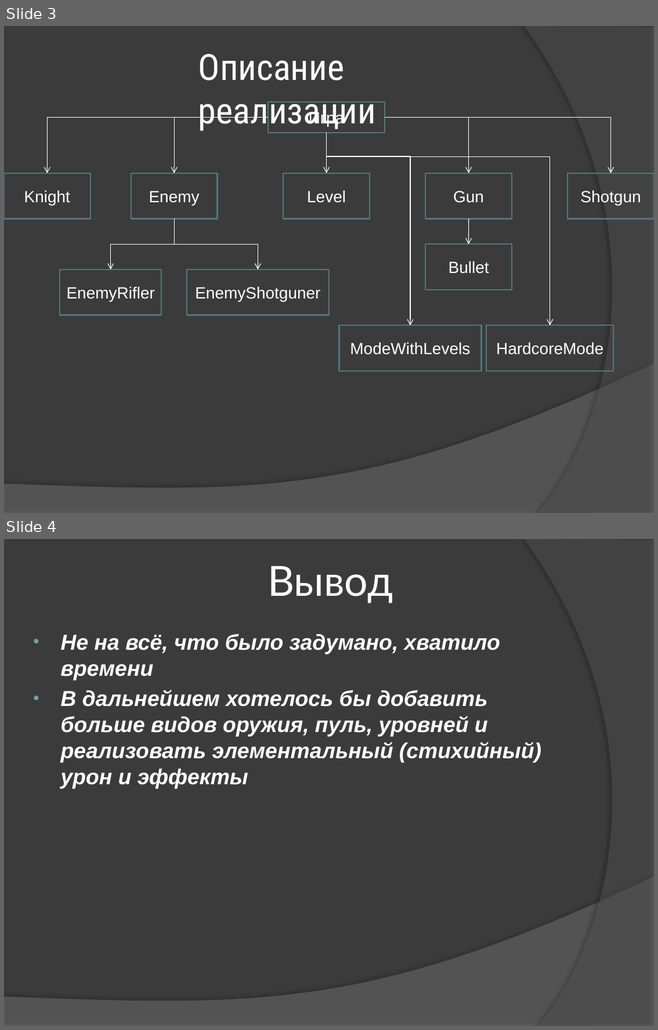
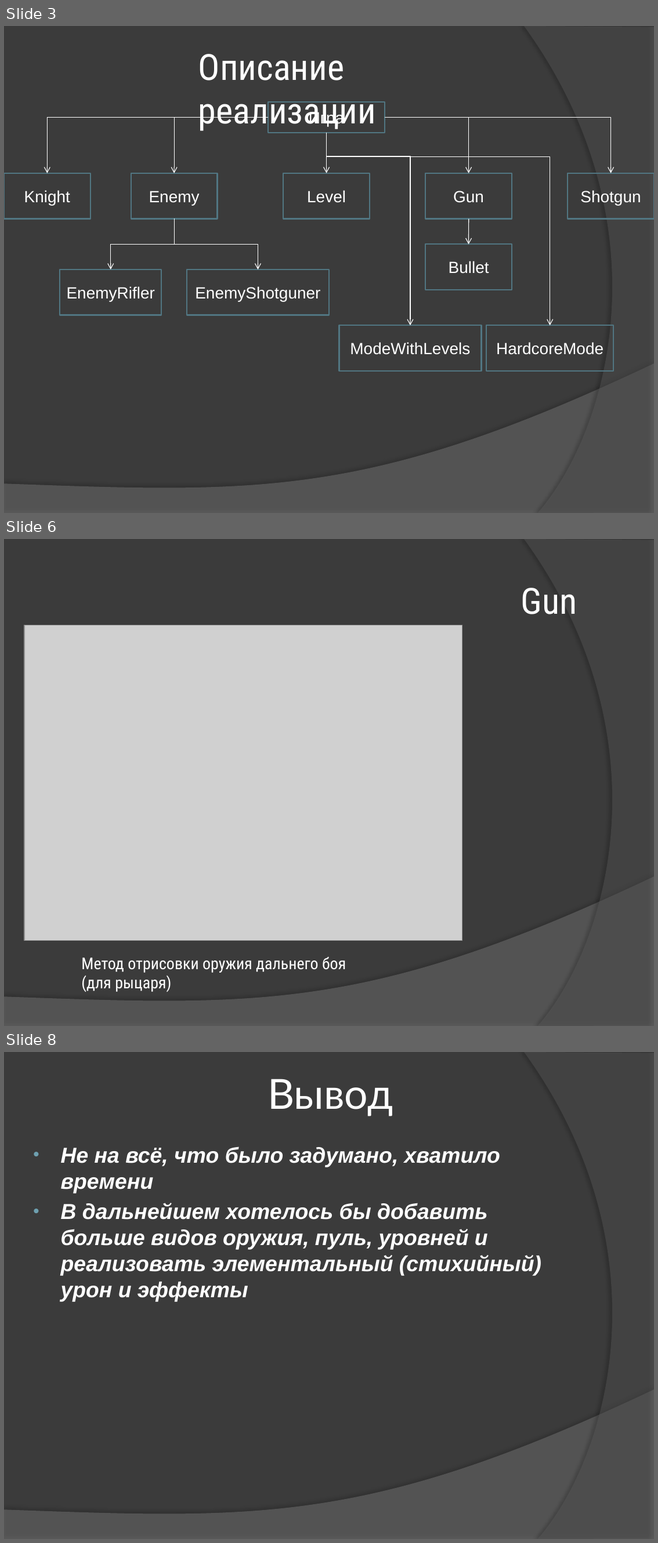
Before and after one commit to ya-regedit/soul_knight, a slide deck: docs/Презентация.pptx. Shown one above the other, each under a label of ours: slides 3 and 4 before the commit, slides 3, 6 and 8 after it; the slides between them are not shown. The pictures are 658x1030 and 658x1543 pixels, drawn with LibreOffice and Linux fonts; fonts in the diff are those of the drawing; grey boxes stand for pictures. Boxes give left, top, right and bottom in pixels: in the first picture for what was removed or moved away, otherwise in the second. Text is boxed around its words. In the diff, an @@ line names an element or a change of style, - is before the commit and + after.

```diff
--- a/docs/Презентация.pptx
+++ b/docs/Презентация.pptx
@@ slide 6 added at [4,539,654,1026], background #3B3B3B; not listed: 2 template elements that a slide beside it also shows @@
@@ title added at [521,588,577,614], 40 pt, text #FFFFFF @@
+Gun
@@ picture added at [24,625,462,941] @@
@@ text added at [81,957,346,992], 18 pt, text #FFFFFF @@
+Метод отрисовки оружия дальнего боя (для рыцаря)
@@ what was slide 4 is now slide 8 @@
```
Also in this commit, not shown: 3 other slides added.
